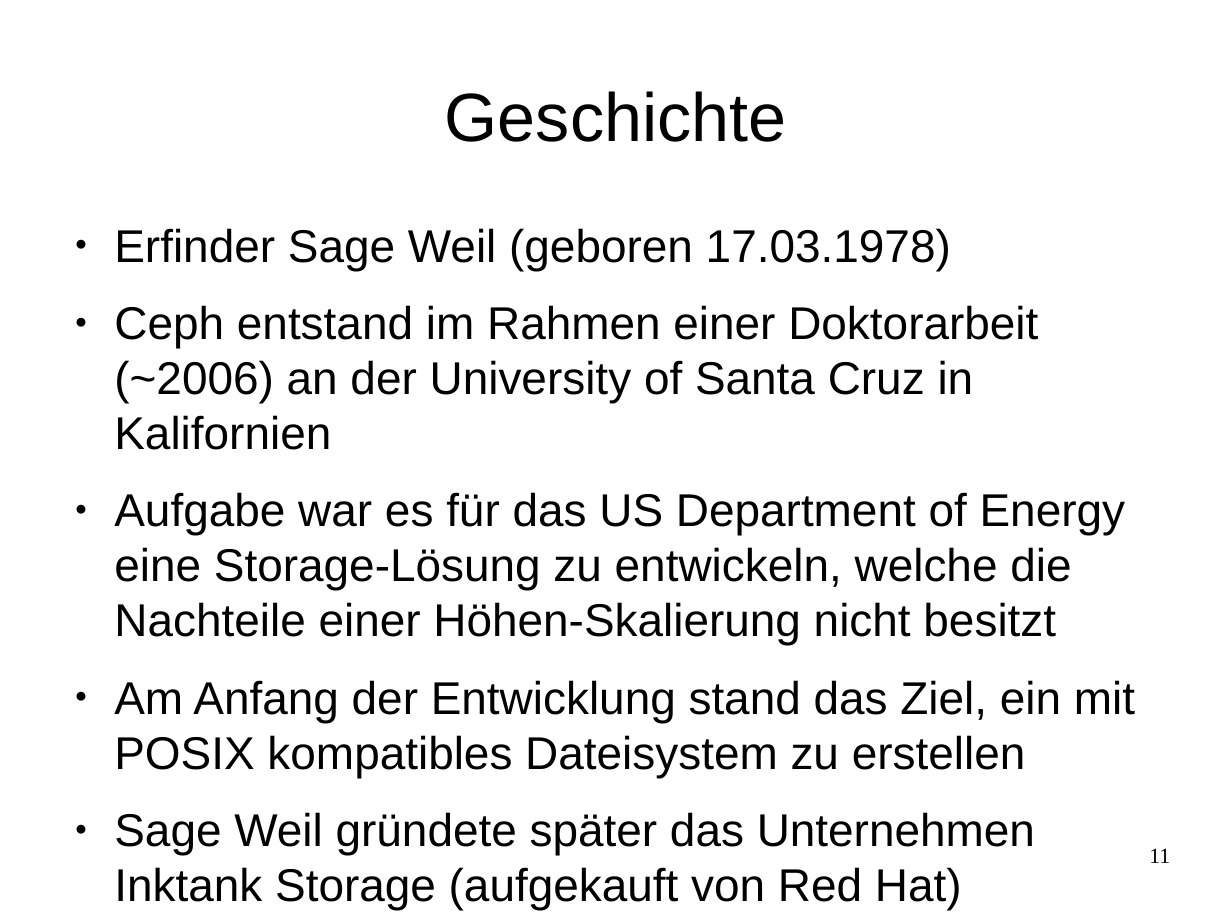
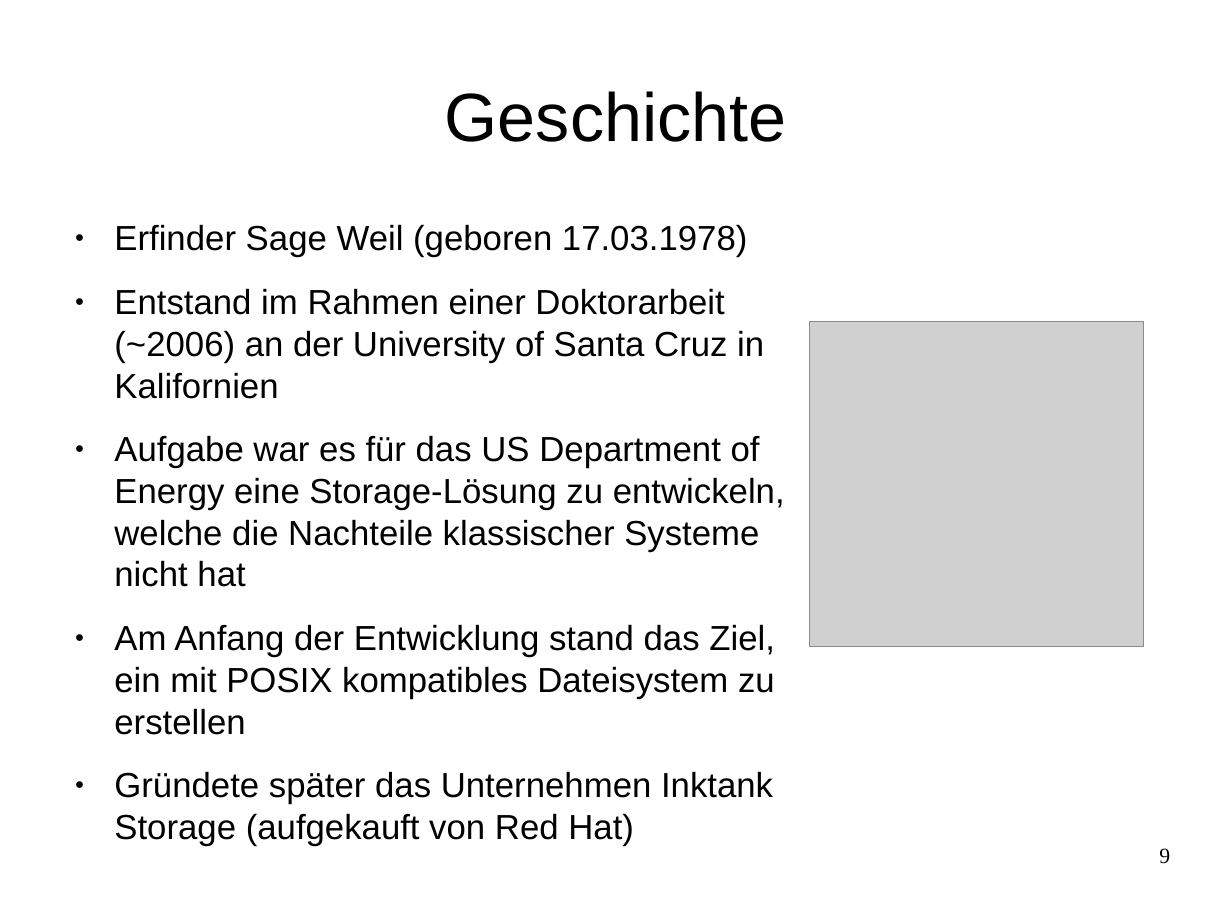
Before and after one commit to celentanos/inora, a slide deck: slide 9 of inora_vortrag_M.odp (slide 11 before the commit). Drawn at 1232x924 pixels with LibreOffice and Linux fonts; fonts in the diff are those of the drawing; grey boxes stand for pictures. Boxes give left, top, right and bottom in pixels: in the first picture for what was removed or moved away, otherwise in the second. Text is boxed around its words. In the diff, an @@ line names an element or a change of style, - is before the commit and + after.

```diff
--- a/inora_vortrag_M.odp
+++ b/inora_vortrag_M.odp
@@ text at bbox=[114, 224, 775, 735]: size 29.6 to 22.4 pt in "Erfinder Sage Weil (geboren 17.03.1978)", "Am Anfang der Entwicklung stand das Ziel, ..." @@
@@ text at bbox=[114, 288, 785, 587]: text changed; size 29.6 to 22.4 pt @@
-● Ceph entstand im Rahmen einer Doktorarbeit (~2006) an der University of Santa Cruz in Kalifornien
-● Aufgabe war es für das US Department of Energy eine Storage-Lösung zu entwickeln, welche die Nachteile einer Höhen-Skalierung nicht besitzt
+● Entstand im Rahmen einer Doktorarbeit (~2006) an der University of Santa Cruz in Kalifornien
+● Aufgabe war es für das US Department of Energy eine Storage-Lösung zu entwickeln, welche die Nachteile klassischer Systeme nicht hat
@@ picture added at bbox=[809, 322, 1144, 647] @@
@@ text at bbox=[114, 771, 773, 846]: text changed; size 29.6 to 22.4 pt @@
-● Sage Weil gründete später das Unternehmen Inktank Storage (aufgekauft von Red Hat)
+● Gründete später das Unternehmen Inktank Storage (aufgekauft von Red Hat)
@@ page number at bbox=[1159, 848, 1170, 864]: text changed @@
-11
+9
```
Also in this commit, not shown: 7 other slides changed, 6 slides added, 9 slides removed, 3 other files.
